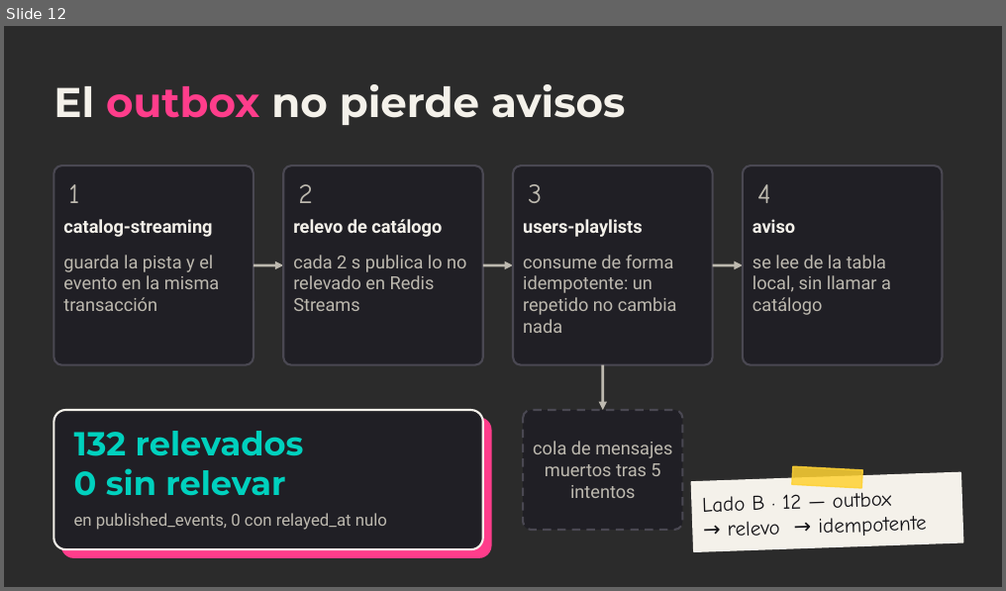
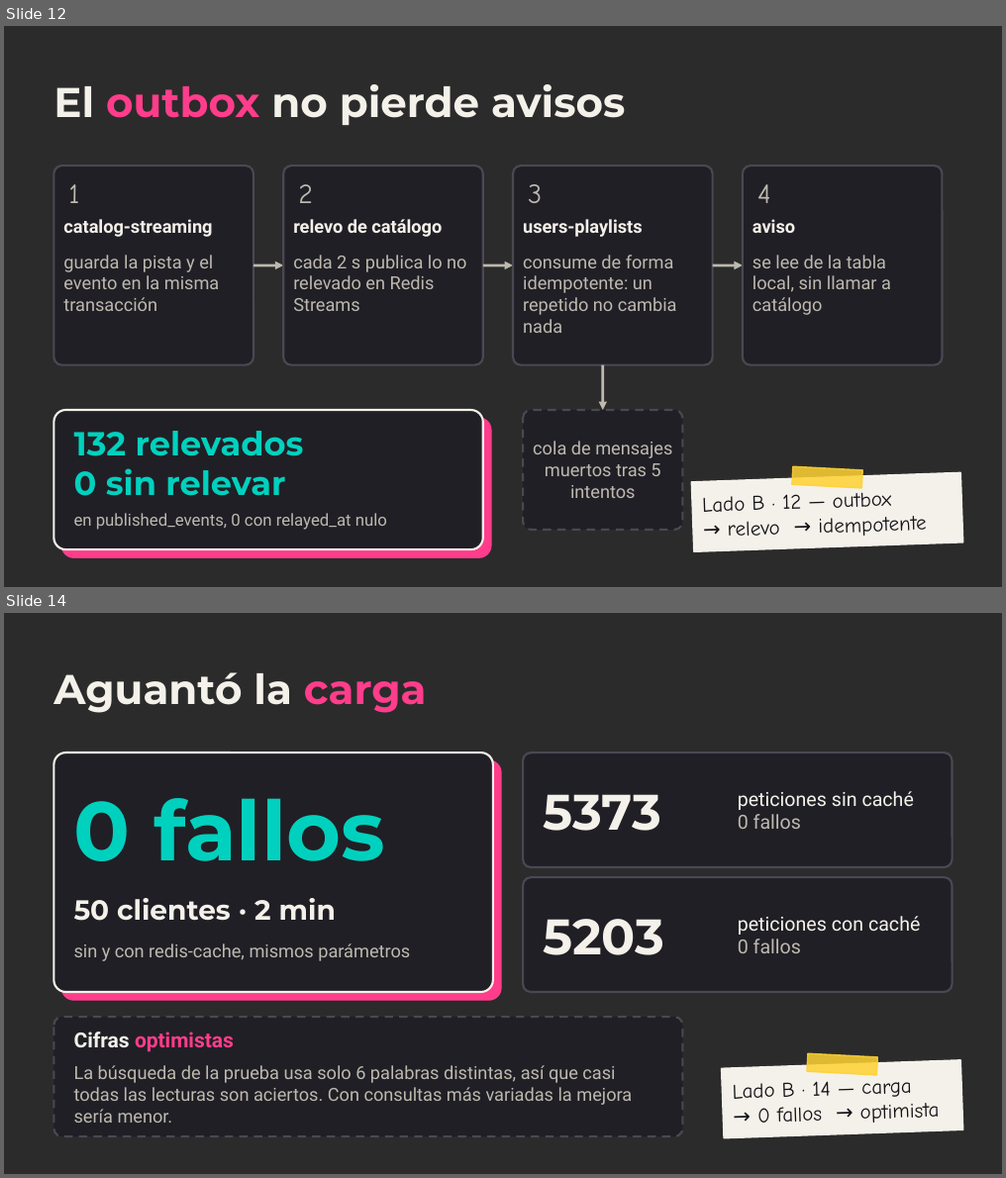
Before and after one commit to ChristianFRZ/FLDSMDFR, a slide deck: docs/presentacion/meloxo.pptx. Shown one above the other, each under a label of ours: slide 12 before the commit, slides 12 and 14 after it; the slides between them are not shown. The pictures are 1006x591 and 1006x1178 pixels, drawn with LibreOffice and Linux fonts; fonts in the diff are those of the drawing; background and template pictures are left out; a plain dark background stands for a picture behind light text. Boxes give left, top, right and bottom in pixels: in the first picture for what was removed or moved away, otherwise in the second. Text is boxed around its words. In the diff, an @@ line names an element or a change of style, - is before the commit and + after.

Commit message:
feat(presentacion): lado B·2 y cierre con QR

```diff
--- a/docs/presentacion/meloxo.pptx
+++ b/docs/presentacion/meloxo.pptx
@@ slide 14 added at [4, 613, 1002, 1174], background picture (left out) @@
@@ text added at [54, 672, 427, 713], 30 pt, text #F4F1EA, bold @@
+Aguantó la carga
@@ rounded rectangle added at [54, 753, 493, 992], fill #201F25, outline #F4F1EA 1.5 pt @@
@@ rounded rectangle added at [61, 761, 501, 1000], fill #FF3D8B, outline #FF3D8B 1 pt @@
@@ rounded rectangle added at [523, 753, 952, 867], fill #201F25, outline #4A4852 1.5 pt @@
@@ text added at [74, 798, 385, 861], 60 pt, text #00D1BE, bold @@
+0 fallos
@@ text added at [543, 794, 661, 831], 36 pt, text #F4F1EA, bold @@
+5373
@@ text added at [738, 791, 914, 829], 14 pt, text #F4F1EA @@
+peticiones sin caché
+0 fallos
@@ rounded rectangle added at [523, 877, 952, 992], fill #201F25, outline #4A4852 1.5 pt @@
@@ text added at [74, 898, 336, 921], 20 pt, text #F4F1EA, bold @@
+50 clientes · 2 min
@@ text added at [543, 919, 664, 956], 36 pt, text #F4F1EA, bold @@
+5203
@@ text added at [738, 916, 920, 954], 14 pt, text #F4F1EA @@
+peticiones con caché
+0 fallos
@@ text added at [74, 944, 410, 961], 13 pt, text #BDB9AF @@
+sin y con redis-cache, mismos parámetros
@@ rounded rectangle added at [54, 1017, 682, 1137], fill #201F25, outline #4A4852 1.5 pt dashed @@
@@ text added at [74, 1032, 234, 1053], 15 pt, text #FF3D8B, bold @@
+Cifras optimistas
@@ rectangle added at [807, 1054, 877, 1075], fill #FFD233 at 85% opacity, outline #FFD233 1 pt @@
@@ text added at [74, 1065, 632, 1123], 13 pt, text #BDB9AF @@
+La búsqueda de la prueba usa solo 6 palabras distintas, así que casi todas las lecturas son aciertos. Con consultas más variadas la mejora sería menor.
@@ rectangle added at [722, 1060, 963, 1139], fill #F4F1EA, outline #F4F1EA 1 pt @@
@@ text added at [733, 1075, 940, 1123], 15 pt, text #141317 @@
+Lado B · 14 — carga
+→ 0 fallos → optimista
```
Also in this commit, not shown: 3 other slides added, 5 other files.
